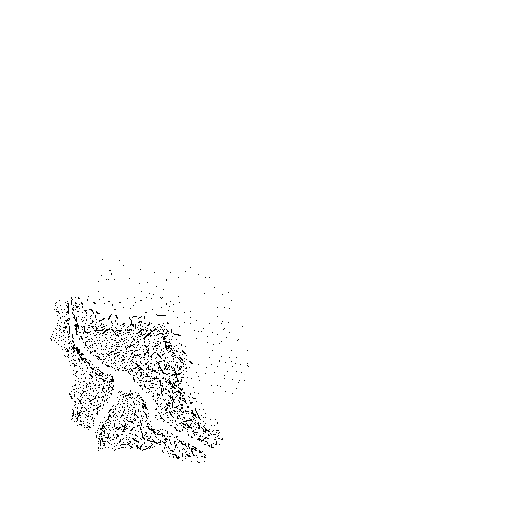
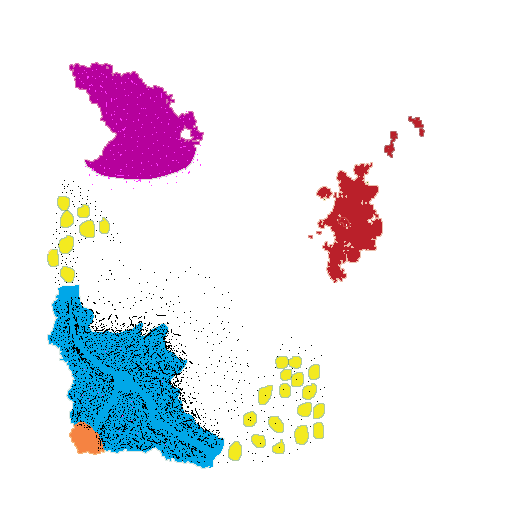
Revision of a layered 512 x 512 image; what changed, layer by layer:
added layer "Mushrooms" above "Structures" over [left=78, top=69, right=201, bottom=445]
added layer "trees_4" above "Trees" over [left=52, top=180, right=325, bottom=463]
added layer "MushLand" above "Layer 5" over [left=69, top=62, right=204, bottom=180]
added layer "Layer 5" above "Layer 6" over [left=69, top=422, right=105, bottom=455]
added layer "Layer 6" above "Layer 7" over [left=47, top=284, right=225, bottom=469]
added layer "Layer 7" above "Layer 8" over [left=308, top=116, right=425, bottom=283]
added layer "Layer 8" above "Layer 1 copy" over [left=47, top=196, right=325, bottom=461]
